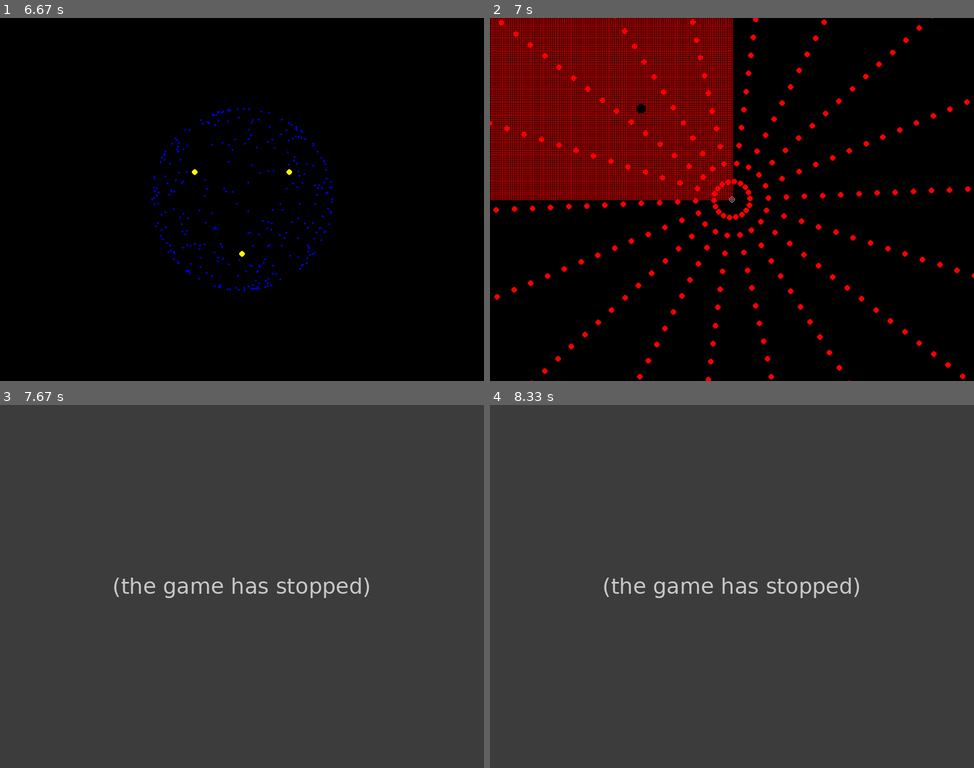
Above: before the commit, frames 1-4 (two rows, left to right).
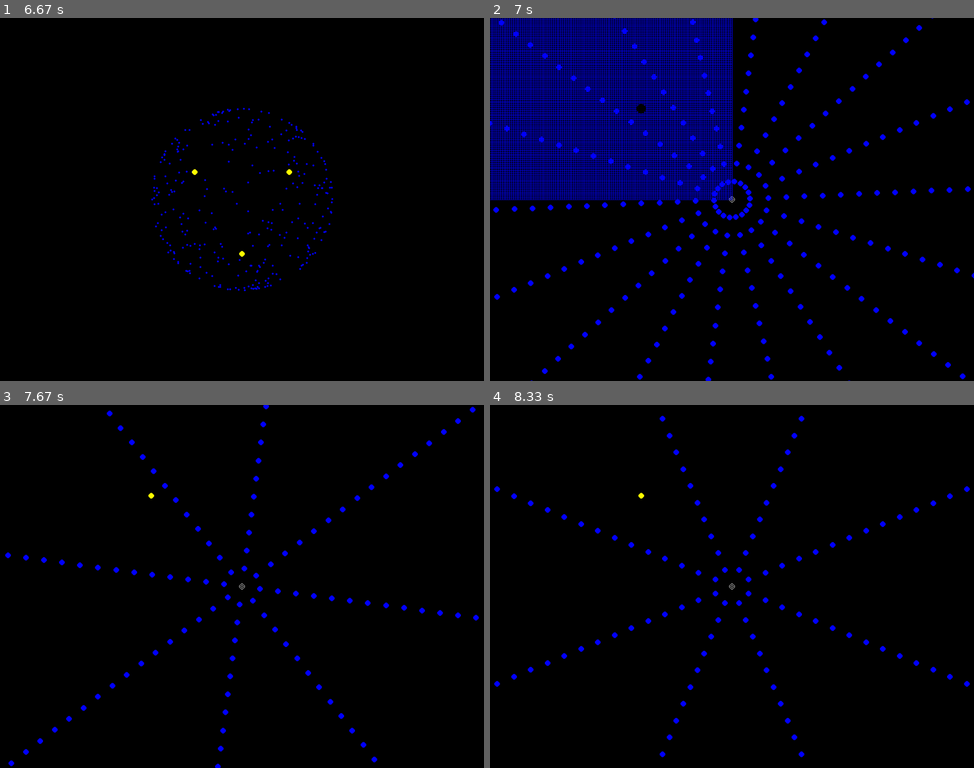
Above: after the commit, the same moments.

Repository: Franck-Dernoncourt/MIB
Game: pygame game, started from src/main.py
Two runs of this game, one before a commit and one after it. Both use one fixed random seed, a clock stepped at 60 frames per second and the inputs below. The source is Python 2; it was converted automatically to run under Python 3.
Inputs (mouse positions are in pixels of both pictures, inside the frame that each line leads up to):
- Up to frame 1 (6.67 s): type "Ann (at the terminal prompt)" at 0 s; tap 1 at 0.33, 6, 6.4 s; click (290, 279) at 0.72 s; click (300, 232) at 1.05 s; click (67, 188) at 1.38 s; click (227, 137) at 1.72 s; click (164, 79) at 2.05 s; click (343, 134) at 2.88 s; click (96, 76) at 3.22 s; click (106, 239) at 3.55 s; click (135, 130) at 4.38 s; click (145, 228) at 4.72 s; click (125, 105) at 5.05 s; click (130, 322) at 5.38 s; click (145, 253) at 5.72 s
- Up to frame 2 (7 s): tap 1 at 6.7 s; click (678, 308) at 6.88 s
- Up to frame 3 (7.67 s): click (62, 699) at 7.22 s; click (174, 724) at 7.55 s
- Up to frame 4 (8.33 s): no input

Frame 1 is identical in both runs. In frame 2, 22% of the frame differs, in the area x 0-100%, y 0-100%; in frame 3, 100%; in frame 4, 100%.
Before the commit the program exited at 7.23 s; later frames show no game.

Commit message:
First versions of: * Demonstration #4a: Cyclic Luminance Changes et * Demonstration #4b: Motion Control for Cyclic Luminance Changes (http://www.yale.edu/perception/Brian/demos/MIB-PercScotoma.html)

Diff:
--- a/src/illusions/exp3.py
+++ b/src/illusions/exp3.py
@@ -19,6 +19,7 @@
 from pygame.locals import *
 from math import *
 
+# Parameters definition
 window_size = (1024, 768)
 circles = ((0, 1), (sqrt(3)/2, -0.5), (-sqrt(3)/2, -0.5))
 circle_scale = 0.3
@@ -29,7 +30,7 @@
 rotation_speed = pi/2
 bg_color = (0, 0, 0)
 sph_color = (0, 0, 255)
-circle_color = (255, 0, 0)
+circle_color = (0, 0, 255)
 circle_center_color = (255, 255, 255)
 window_center = (window_size[0]/2.0, window_size[1]/2.0)
 window_scale = min(window_size)/2.0
@@ -37,6 +38,9 @@
 grid_length = 0.05
 grid_lines_width = 1
 grid_color = circle_color
+luminance_circle_color = (255, 0, 0)
+luminance_circle_radius = circle_radius
+luminance_circle_scale = circle_scale
 
 
 # Takes real coordinates, returns pixel coordinates
@@ -73,14 +77,30 @@
             surf.fill(bg_color)
             t = (pygame.time.get_ticks() - t0)/1000.0
 
-            # Draw center point
+            ## Draw center point
             c = (0, 0)
             pygame.draw.circle(surf, circle_center_color, coord(c), circle_radius, 1)
             pygame.draw.circle(surf, circle_center_color, coord(c), circle_radius/2, 1)
 
-            # Draw lines of points
-            set_rotation(rotation_speed * t, 1)
-            number_of_lines = 18
+            ## Draw lines of points
+            # If luminance_cycle : no rotation and change of colors
+            global circle_color
+            circle_color = (0, 0, 255)
+            if object_type <> "luminance_cycle":
+                set_rotation(rotation_speed * t, 1)
+            else:
+                speed_luminance = 10
+                min_luminance = 0.28
+                max_luminance = 0.96
+                range_luminance = max_luminance - min_luminance
+                mean_luminance = (max_luminance + min_luminance) / 2
+                circle_color = (0, 0, (cos(t * speed_luminance) * ( range_luminance / 2) + mean_luminance) * 255)
+
+            if object_type == "luminance_control" or object_type == "luminance_cycle":
+                number_of_lines = 8
+            else:
+                number_of_lines = 18
+
             for line_number in range(number_of_lines):
                 set_rotation(2*pi*line_number/number_of_lines)
                 space_between_circles = 0.1
@@ -91,9 +111,11 @@
                     c = (0, count * space_between_circles)
                     pygame.draw.circle(surf, circle_color, coord(rotate(rotate(c), 1)), circle_radius, 0)
 
-            # Display grid
+
+            ## Display grid
             set_rotation(0)
 
+            grid_presence = True
             if object_type == "object":
                 grid_width = 0.05
                 grid_height = 0.05
@@ -101,31 +123,44 @@
                 grid_height_in_lines = 3
                 grid_center = (-0.5, 0.5)
 
-            else:
+            elif object_type == "hole":
                 grid_width = 2
                 grid_height = 2
                 grid_width_in_lines = 200
                 grid_height_in_lines = 200
                 grid_center = (-1, 1)
 
-            grid_space_width = float(grid_width) / (grid_width_in_lines - 1)
-            grid_space_height = float(grid_height) / (grid_height_in_lines - 1)
-            for line_x in range(grid_width_in_lines):
-                fr = (grid_center[0] - grid_width / 2.0 + line_x * grid_space_width, grid_center[1] - grid_height / 2.0)
-                to = (grid_center[0] - grid_width / 2.0 + line_x * grid_space_width, grid_center[1] + grid_height / 2.0)
-                pygame.draw.line(surf, grid_color, coord(fr), coord(to), grid_lines_width)
-            for line_y in range(grid_height_in_lines):
-                fr = (grid_center[0] - grid_width / 2.0, grid_center[1] - grid_height / 2.0 + line_y * grid_space_height)
-                to = (grid_center[0] + grid_width / 2.0, grid_center[1] - grid_height / 2.0 + line_y * grid_space_height)
-                pygame.draw.line(surf, grid_color, coord(fr), coord(to), grid_lines_width)
+            else:
+                grid_presence = False
 
-            if object_type == "hole":
+            if grid_presence:
+                grid_space_width = float(grid_width) / (grid_width_in_lines - 1)
+                grid_space_height = float(grid_height) / (grid_height_in_lines - 1)
+                for line_x in range(grid_width_in_lines):
+                    fr = (grid_center[0] - grid_width / 2.0 + line_x * grid_space_width, grid_center[1] - grid_height / 2.0)
+                    to = (grid_center[0] - grid_width / 2.0 + line_x * grid_space_width, grid_center[1] + grid_height / 2.0)
+                    pygame.draw.line(surf, grid_color, coord(fr), coord(to), grid_lines_width)
+                for line_y in range(grid_height_in_lines):
+                    fr = (grid_center[0] - grid_width / 2.0, grid_center[1] - grid_height / 2.0 + line_y * grid_space_height)
+                    to = (grid_center[0] + grid_width / 2.0, grid_center[1] - grid_height / 2.0 + line_y * grid_space_height)
+                    pygame.draw.line(surf, grid_color, coord(fr), coord(to), grid_lines_width)
+
+
+            ## Display hole in grid
+            if object_type == "hole" and grid_presence:
                 hole_radius = 10
                 hole_color = (0, 0, 0)
                 hole_center = (-0.5, 0.5)
                 pygame.draw.circle(surf, hole_color, coord(hole_center), hole_radius, 0)
 
-            # Display everything
+            ## Display stimulus point
+            if object_type == "luminance_control" or object_type == "luminance_cycle":
+                stimulus_radius = circle_radius
+                stimulus_color = (255, 255, 0)
+                stimulus_center = (-0.5, 0.5)
+                pygame.draw.circle(surf, stimulus_color, coord(stimulus_center), stimulus_radius, 0)
+
+            ## Display everything
             pygame.display.flip()
             frames += 1
 
--- a/src/main.py
+++ b/src/main.py
@@ -62,6 +62,10 @@
     exp2.exp2(full_screen, experiment_env, surf)
     exp3.exp3(full_screen, experiment_env, surf, "object")
     exp3.exp3(full_screen, experiment_env, surf, "hole")
+    exp3.exp3(full_screen, experiment_env, surf, "luminance_cycle")
+    exp3.exp3(full_screen, experiment_env, surf, "luminance_control")
+
 
 finally:
     pygame.quit()
+    result_file.close()
Not shown, changed: .pydevproject
